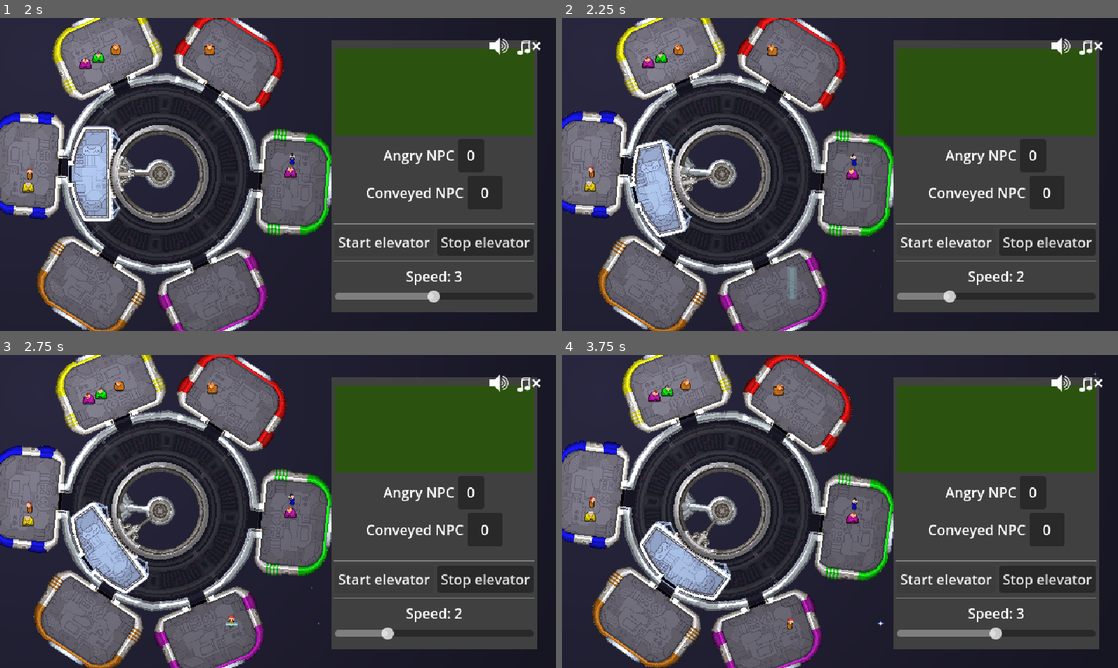
Above: before the commit, frames 1-4 (two rows, left to right).
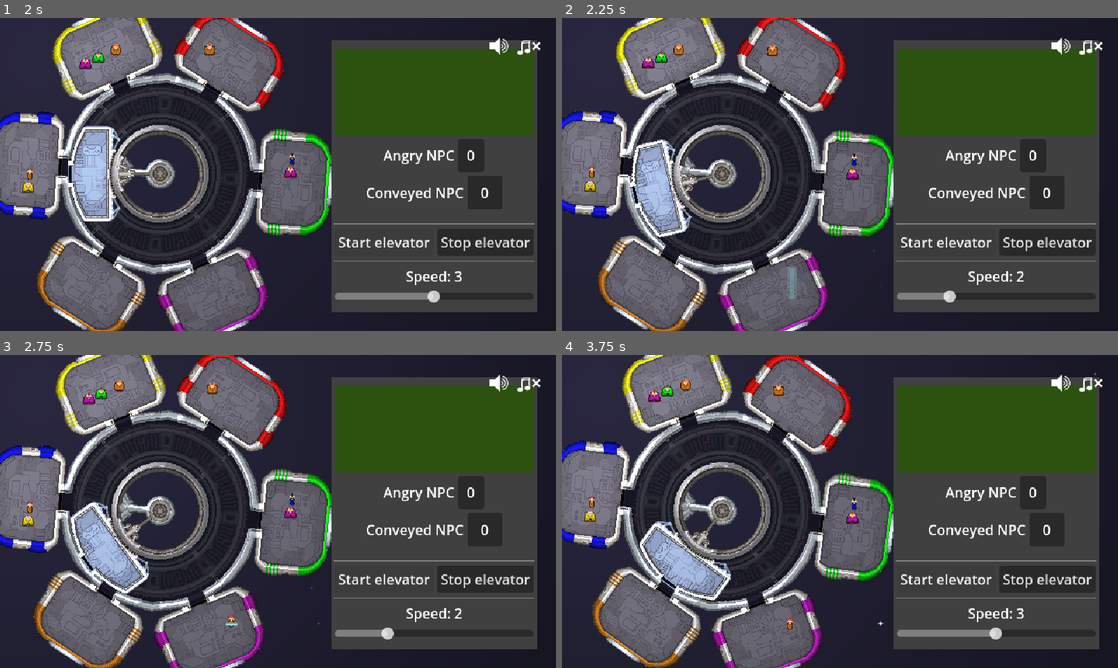
Above: after the commit, the same moments.

Repository: tehelka-gamedev/gmtk-2025
Game: Godot game, scene res://main.tscn
Same seed, same stepped clock (60 frames per second), same inputs: the game is played once before the commit and once after it. The engine's default icon, where the game draws it, is replaced by a stand-in: a white triangle on a blue panel in a dark square. Sound files missing from this copy of the repository are replaced by a short silence.
Inputs:
- Up to frame 1 (2 s): click "Start elevator" at 0.5 s; click "Start elevator" at 1.25 s
- Up to frame 2 (2.25 s): hold Up (ui_up) from 2.03 s (still down); hold Left (decrease_elevator_speed) from 2.03 s (still down)
- Up to frame 3 (2.75 s): keep holding Up (ui_up); keep holding Left (decrease_elevator_speed)
- Up to frame 4 (3.75 s): release Up (ui_up) at 2.78 s; release Left (decrease_elevator_speed) at 2.78 s; hold Down (ui_down) 2.78-3.53 s; tap Space (elevator_toggle_movement) at 2.85 s; hold Up (ui_up) from 3.53 s (still down); hold Right (increase_elevator_speed) from 3.53 s (still down)

Frame 1 is identical in both runs. In frame 2, 0.2% of the frame differs, in the area x 4-53%, y 8-56%; in frame 3, 0.2%; in frame 4, 0.2%, in the area x 4-54%, y 7-88%.

Commit message:
Add NPC orientation

Diff:
--- a/godot/objects/npc/skin.gd
+++ b/godot/objects/npc/skin.gd
@@ -32,17 +32,6 @@
     set_orientation_to(NPCSkin.Orientation.DOWN)
 
 
-func _unhandled_input(event: InputEvent) -> void:
-    if event.is_action_pressed("ui_right"):
-        set_orientation_to(NPCSkin.Orientation.RIGHT)
-    elif event.is_action_pressed("ui_left"):
-        set_orientation_to(NPCSkin.Orientation.LEFT)
-    elif event.is_action_pressed("ui_up"):
-        set_orientation_to(NPCSkin.Orientation.UP)
-    elif event.is_action_pressed("ui_down"):
-        set_orientation_to(NPCSkin.Orientation.DOWN)
-
-
 func set_color_to(color: Color) -> void:
     _body.modulate = color
 
--- a/godot/states/move_to_state.gd
+++ b/godot/states/move_to_state.gd
@@ -14,6 +14,10 @@
         push_error("'%s' trying to move to targets but there is none!" % name)
         return
     var next_target_pos:Vector2 = _targets[0].global_position
+
+    if not _arrived:
+        (owner as NPC)._skin.set_orientation_to(_get_closest_orientation((next_target_pos - owner.global_position).normalized()))
+
     owner.global_position = (
             next_target_pos if _arrived
             else lerp(owner.global_position, next_target_pos, delta * MOVE_SPEED)
@@ -22,6 +26,7 @@
         # One target left, we arrived, yay! :D
         if len(_targets) == 1:
             _arrived = true
+            (owner as NPC)._skin.set_orientation_to(NPCSkin.Orientation.DOWN)
             owner.arrived_at_slot.emit()
 
             if owner.exiting:
@@ -36,3 +41,21 @@
 func exit(_msg: = {}) -> void:
     _targets = []
     _arrived = false
+
+
+func _get_closest_orientation(vector: Vector2) -> NPCSkin.Orientation:
+    var angle = vector.angle()
+
+    if angle < 0:
+        angle += 2 * PI
+
+    if angle < PI / 4 or angle > 7 * PI / 4:
+        return NPCSkin.Orientation.RIGHT
+    elif angle < 3 * PI / 4:
+        return NPCSkin.Orientation.DOWN
+    elif angle < 5 * PI / 4:
+        return NPCSkin.Orientation.LEFT
+    elif angle < 7 * PI / 4:
+        return NPCSkin.Orientation.UP
+    else:
+        return NPCSkin.Orientation.DOWN
